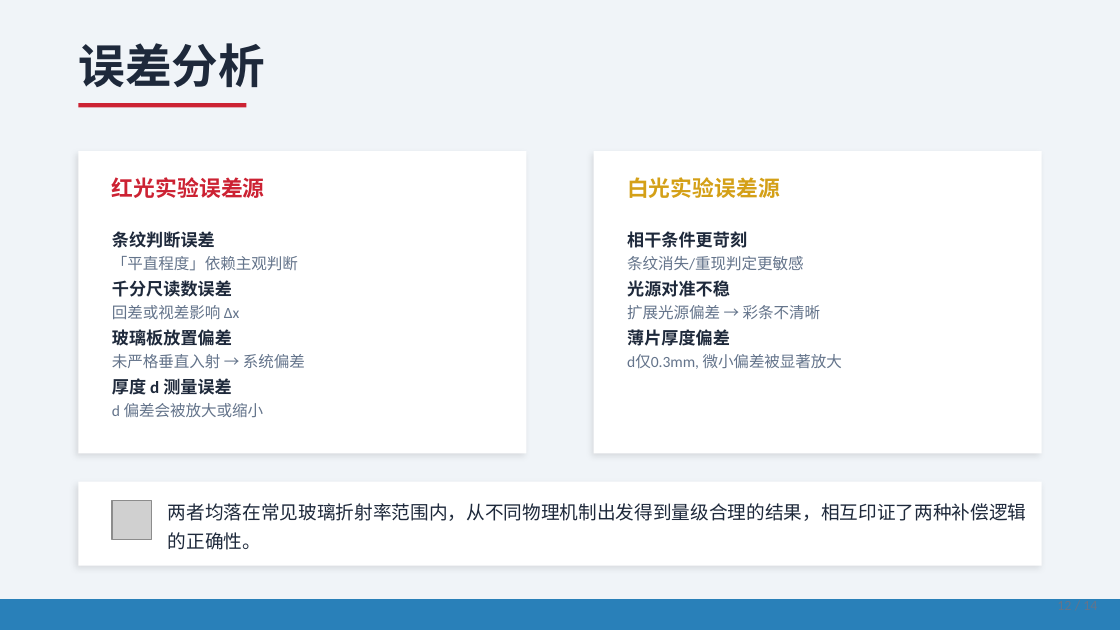
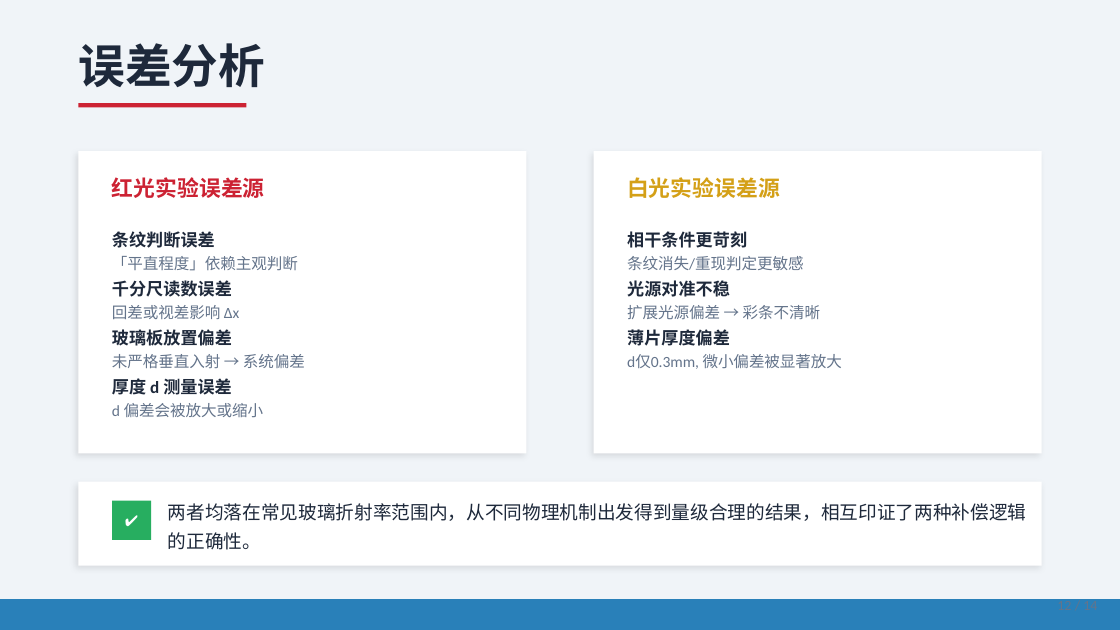
Before and after one commit to AblazeGHR/project, a slide deck: slide 12 of 迈克尔逊干涉仪实验探究/答辩PPT.pptx. Drawn at 1120x630 pixels with LibreOffice and Linux fonts; fonts in the diff are those of the drawing; grey boxes stand for pictures. Boxes give left, top, right and bottom in pixels: in the first picture for what was removed or moved away, otherwise in the second. Text is boxed around its words. In the diff, an @@ line names an element or a change of style, - is before the commit and + after.

```diff
--- a/迈克尔逊干涉仪实验探究/答辩PPT.pptx
+++ b/迈克尔逊干涉仪实验探究/答辩PPT.pptx
@@ picture removed at bbox=[112, 501, 151, 540] @@
@@ rectangle added at bbox=[112, 501, 151, 540], fill #27AE60 @@
@@ text added at bbox=[112, 501, 151, 540], 9.8 pt, text #FFFFFF @@
+✔
```
Also in this commit, not shown: 8 other slides changed, 2 other files.
